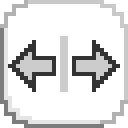
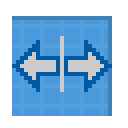
Layered file, before and after one edit (128×128). Changes by layer:
painted on "Layer 2" over left=8, top=36, right=120, bottom=92
removed layer "Layer 1" over left=0, top=0, right=128, bottom=128
added layer "Layer 4" above "Layer 3" over left=12, top=16, right=112, bottom=116
added layer "Layer 3" above "Background" over left=12, top=16, right=112, bottom=116
